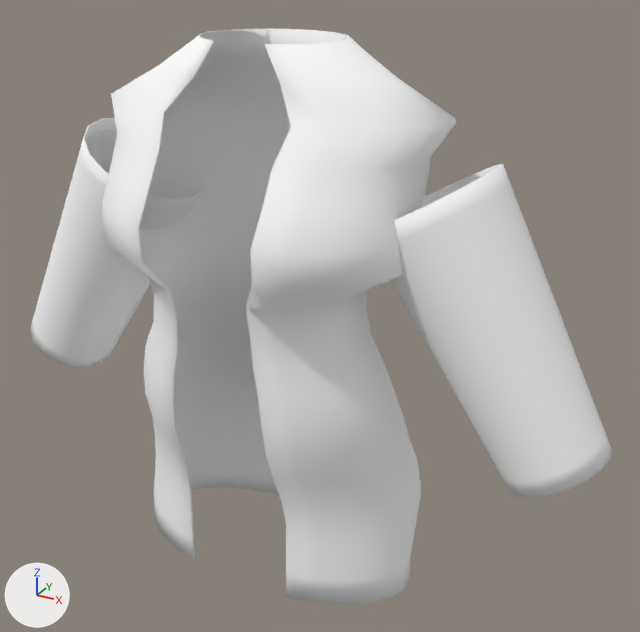
One commit to the glTF model assets/templates/jacket_blazer.glb: the scene before it, then after it.
Before and after are seen from a 50 mm camera at (0.547, -0.898, 1.533) aimed at (0.056, -0.004, 1.086). Every picture has the same lights, and +X, +Y and +Z are marked at lower left. The first picture is the older version. Vertices at exactly the same position are counted once.

Names of what the first picture shows: 'jacket_blazer_female'.
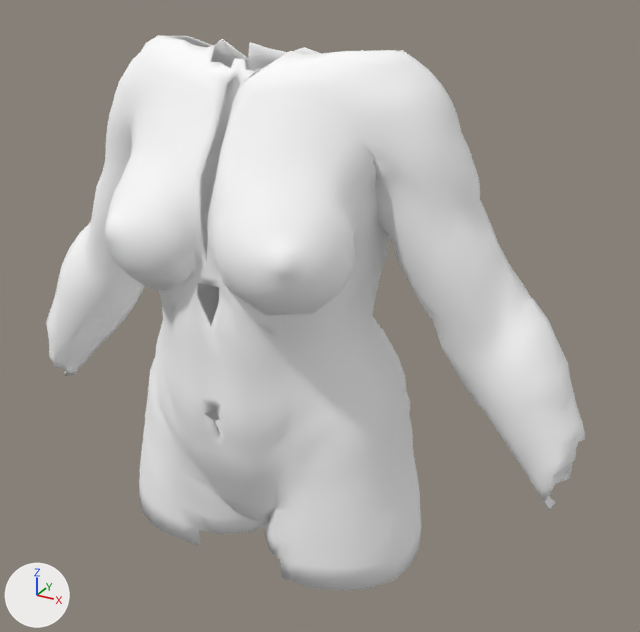
Patch to the scene script:
```diff
--- a/assets/templates/jacket_blazer.glb.py
+++ b/assets/templates/jacket_blazer.glb.py
@@ me_jacket_blazer_female @@
 # used by ob_jacket_blazer_female; location = (0.0, 0.0, 0.0)
-me_jacket_blazer_female.from_pydata(...)  # 2076 vertices, 4148 faces; spans x -0.425..0.425, y -0.183..0.116, z 0.74..1.42
+me_jacket_blazer_female.from_pydata(...)  # 4398 vertices, 8832 faces; spans x -0.392..0.394, y -0.192..0.117, z 0.759..1.415
+# me_jacket_blazer_female part 1: the loose piece of 988 vertices spanning x -0.222..0.222, y -0.183..0.116, z 0.74..1.42 is rebuilt with 4398 vertices and now spans x -0.392..0.394, y -0.192..0.117, z 0.759..1.415
+# me_jacket_blazer_female part 2: the loose piece of 544 vertices spanning x -0.425..-0.125, y -0.092..0.076, z 0.931..1.301 is deleted
+# me_jacket_blazer_female part 3: the loose piece of 544 vertices spanning x 0.125..0.425, y -0.092..0.076, z 0.931..1.301 is deleted
 me_jacket_blazer_female.materials.append(mat_jacket_blazer_female_mat)
```

What differs and where, as boxes (x1, y1, x2, y2) in the pictures (640 x 632 px):
'jacket_blazer_female', reshaped (7% narrower): before (30, 29, 611, 605); after (46, 35, 585, 590)
part 1 of me_jacket_blazer_female, rebuilt (52% wider): before (102, 29, 457, 605); after (46, 35, 585, 590)
part 2 of me_jacket_blazer_female, deleted: before (30, 118, 206, 368)
part 3 of me_jacket_blazer_female, deleted: before (391, 164, 611, 499)
